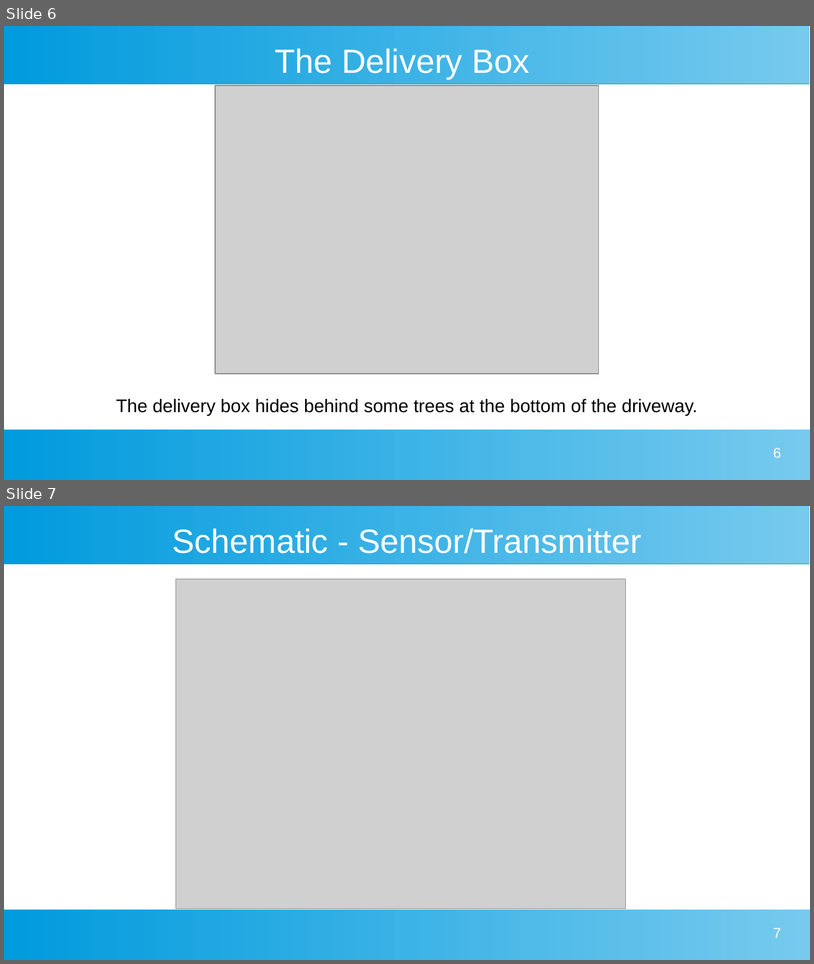
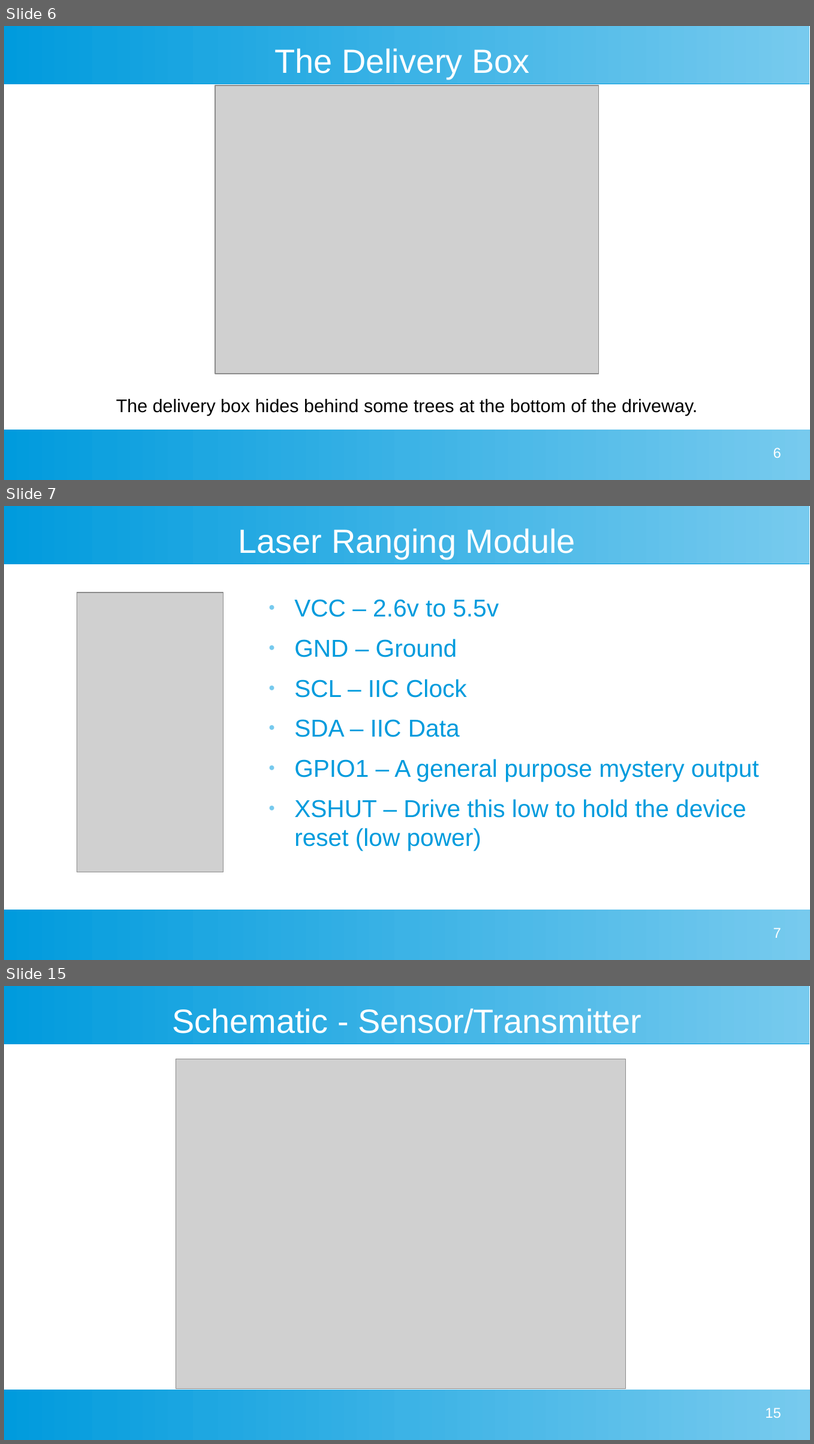
Before and after one commit to buteomont/Delivery-Box-Reporter-LoRa, a slide deck: resources/Presentation/Delivery Box Presentation.odp. Shown one above the other, each under a label of ours: slides 6 and 7 before the commit, slides 6, 7 and 15 after it; the slides between them are not shown. The pictures are 814x964 and 814x1444 pixels, drawn with LibreOffice and Linux fonts; fonts in the diff are those of the drawing; grey boxes stand for pictures. Boxes give left, top, right and bottom in pixels: in the first picture for what was removed or moved away, otherwise in the second. Text is boxed around its words. In the diff, an @@ line names an element or a change of style, - is before the commit and + after.

```diff
--- a/resources/Presentation/Delivery Box Presentation.odp
+++ b/resources/Presentation/Delivery Box Presentation.odp
@@ slide 7 added at (4,506,810,960), background #FFFFFF; not listed: 2 template elements that a slide beside it also shows @@
@@ title added at (239,528,576,559), 33 pt, text #FFFFFF @@
+Laser Ranging Module
@@ picture added at (77,592,224,872) @@
@@ text added at (294,599,759,850), 24 pt, text #009BDD @@
+● VCC – 2.6v to 5.5v
+● GND – Ground
+● SCL – IIC Clock
+● SDA – IIC Data
+● GPIO1 – A general purpose mystery output
+● XSHUT – Drive this low to hold the device reset (low power)
@@ page number added at (774,927,782,937), 14 pt, text #FFFFFF @@
+7
@@ what was slide 7 is now slide 15 @@
@@ page number at (765,1407,781,1417): text changed @@
-7
+15
```
Also in this commit, not shown: 10 other slides added, 11 other files.
